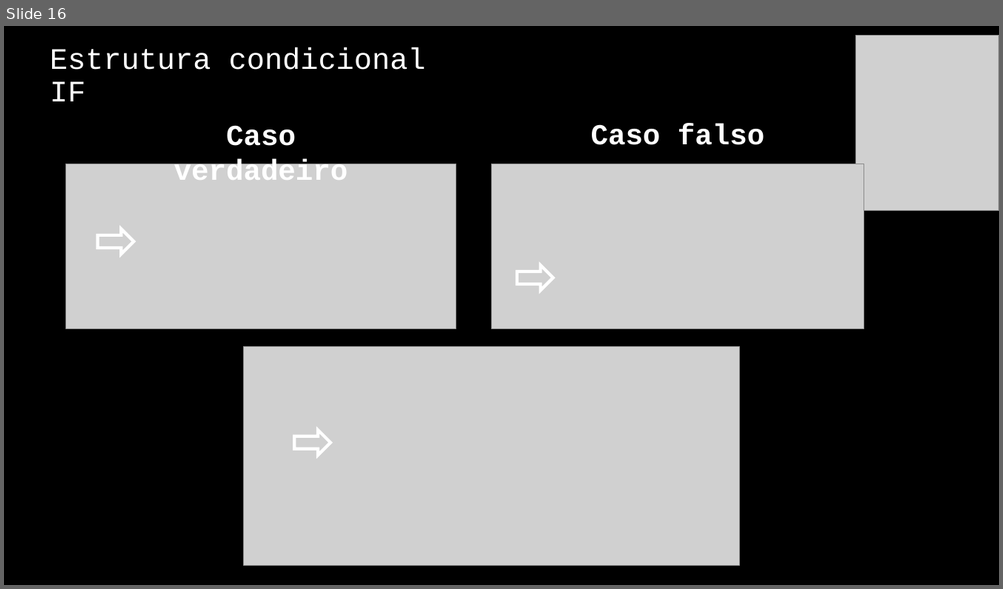
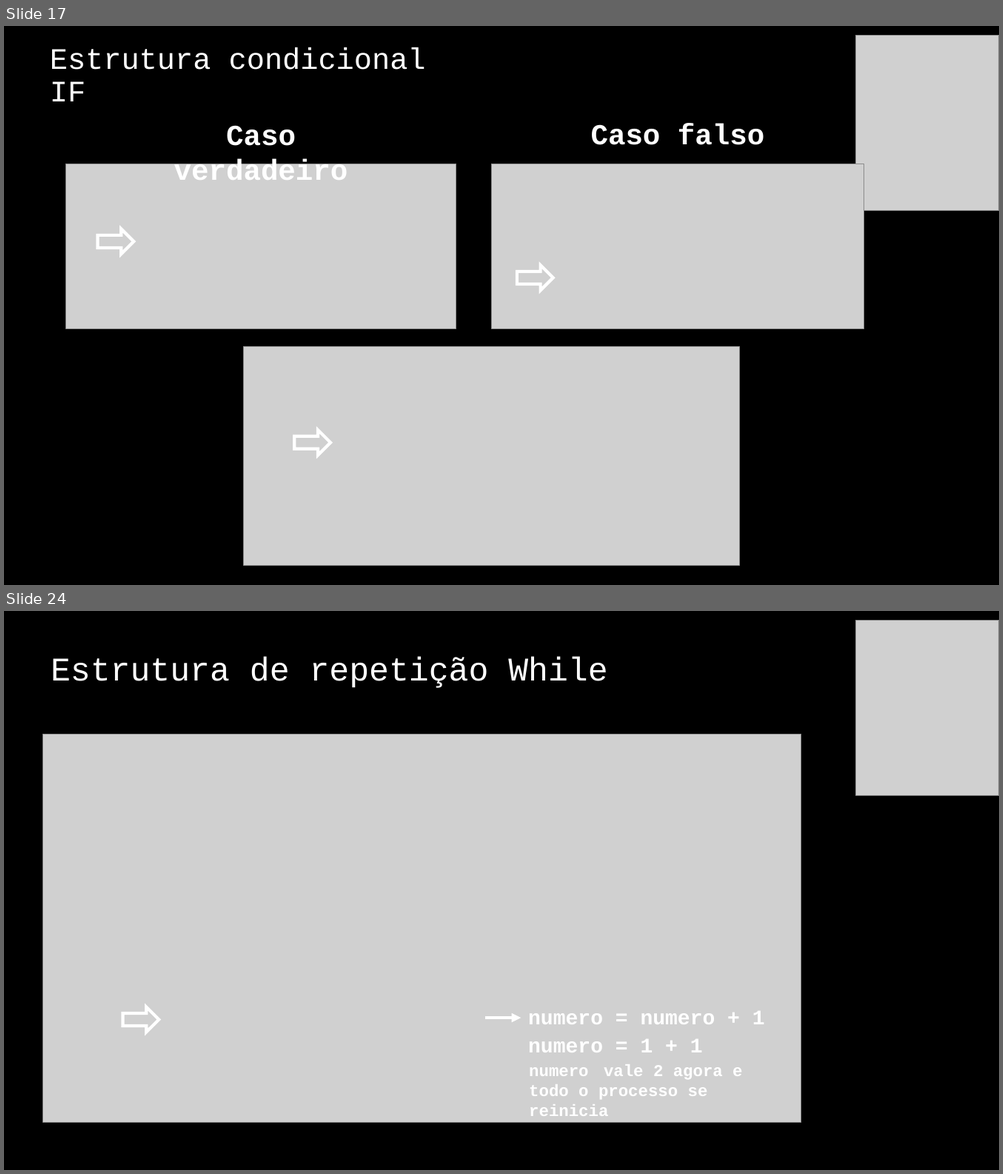
Before and after one commit to jrdutra/algoritmos, a slide deck: material_de_apoio/resumo_pratico.pptx. Shown one above the other, each under a label of ours: slide 16 before the commit, slides 17 and 24 after it; the slides between them are not shown. The pictures are 1003x589 and 1003x1174 pixels, drawn with LibreOffice and Linux fonts; fonts in the diff are those of the drawing; grey boxes stand for pictures. Boxes give left, top, right and bottom in pixels: in the first picture for what was removed or moved away, otherwise in the second. Text is boxed around its words. In the diff, an @@ line names an element or a change of style, - is before the commit and + after.

```diff
--- a/material_de_apoio/resumo_pratico.pptx
+++ b/material_de_apoio/resumo_pratico.pptx
@@ slide 24 added at [4,611,999,1170], background #000000 @@
@@ picture added at [856,620,999,796] @@
@@ title added at [51,658,607,688], 32 pt, text #FFFFFF @@
+Estrutura de repetição While
@@ picture added at [43,734,802,1123] @@
@@ down arrow added at [123,1007,159,1033], outline #FFFFFF 3 pt @@
@@ arrow added from (485, 1019) to (521, 1019), #FFFFFF 3 pt @@
@@ text added at [528,1011,765,1025], 20 pt, text #FFFFFF, bold @@
+numero = numero + 1
@@ text added at [528,1039,703,1053], 20 pt, text #FFFFFF, bold @@
+numero = 1 + 1
@@ text added at [529,1065,742,1116], 16 pt, text #FFFFFF, bold @@
+numero vale 2 agora e todo o processo se reinicia
@@ what was slide 16 is now slide 17 @@
```
Also in this commit, not shown: 6 other slides added.
